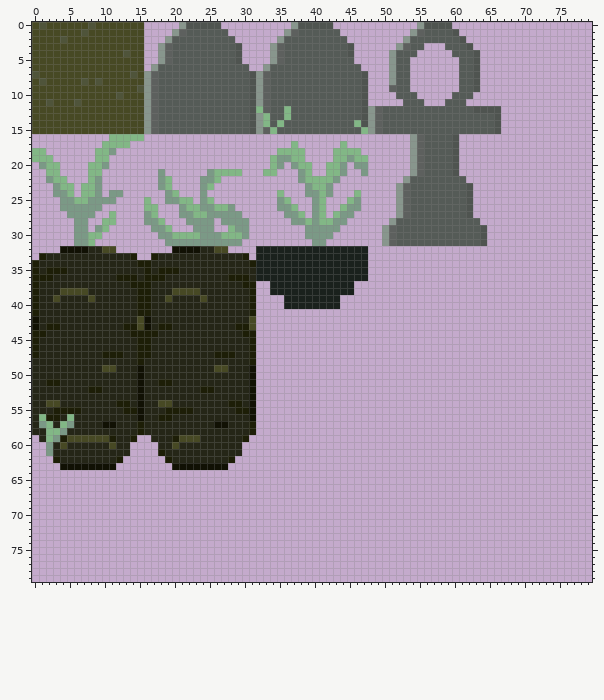
One commit to this sprite sheet: Assets/shadow_hunters_tilemap_16.png. The picture above was drawn from the file before the commit.
The file is 80x80 pixels. Colours within 5 levels of each other are drawn and written as one.
After the commit:
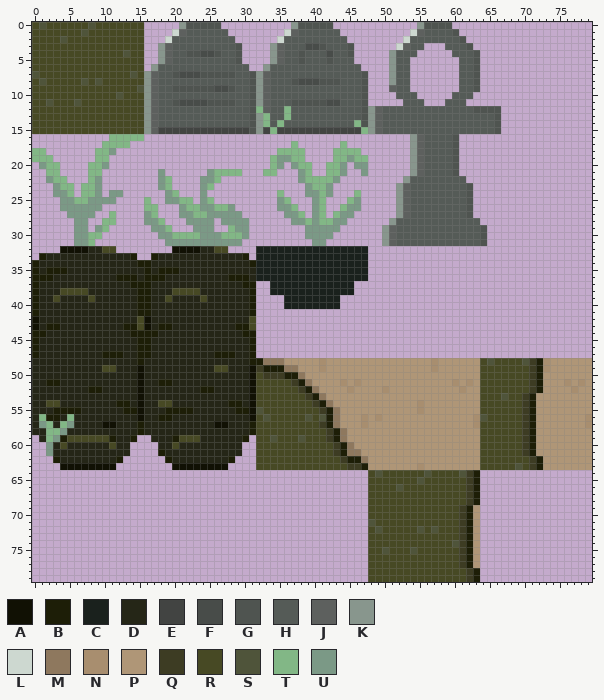
Palette (. is transparent): A #111104  B #1d1e07  C #1a211d  D #252617  E #424442  F #484c49  G #4f5450  H #555b57  J #5d605e  K #88968d  L #cdd8d0  M #8e785e  N #a88e6f  P #af9677  Q #3d3c23  R #474924  S #4f543a  T #82b786  U #7b9986
Change:
y 1: x 20 K -> L; x 36 K -> L; x 54 K -> L
y 2: x 19 K -> L; x 35 K -> L; x 53 K -> L
y 3: x 39..41 HHH -> FFG; x 52 K -> L
y 4: x 22..26 HHHHH -> GGFFG; x 38 H -> G; x 42 H -> F
y 5: x 38 H -> G; x 42 H -> G
y 7: x 20..28 HHHHHHHHH -> GFFFGGGGG
y 8: x 37..43 HHHHHHH -> GFFFGGG
y 9: x 20..28 HHHHHHHHH -> GGGGGGFFG
y 11: x 20..28 HHHHHHHHH -> GFFFFGGGG; x 37..43 HHHHHHH -> GGGGGFF
y 15: x 18..30 HHHHHHHHHHHHH -> EEEEEEEEEEEEE; x 33 J -> E; x 35..46 HHHHHHHHHHHH -> EEEEEEEEEEEE
y 48: x 32..79 ................................................ -> BMMMPPPPPNPPPPPPPPPPPPPPPNPPPPPPRSRRRRSQBNPPPPPP
y 49: x 32..79 ................................................ -> QBBBMMPPPNPPPPPPPPPPPPPPPNPPPPPPRRRRRRRQBNPPPPPP
y 50: x 32..79 ................................................ -> RQQQBBMPPPPPPPPPPPPPPPPPPPPPPPPPRRRRRRRQBPPPPPPP
y 51: x 32..79 ................................................ -> RRRRRQBMPPPPNPNPPPPPPPPPPPPPNPNPRRRRRRRQBPPPNPNP
y 52: x 32..79 ................................................ -> RRRRRRQBMPPPPNPPPPNPPPPPPPPPPNPPRRRRRRRQBPPPPNPP
y 53: x 32..79 ................................................ -> RRRRRRRQBMPPPPPPPPPPPPPPPPPPPPPPRRRSRRQBPPPPPPPP
y 54: x 32..79 ................................................ -> RRRRRRRRQBMPPPPPPPPPPPPNPPPPPPPPRRRRRRQBPPPPPPPP
y 55: x 32..79 ................................................ -> SRRRRRRRRQBMPPPPPPPPPPPNPPPPPPPPRRRRRRQBPPPPPPPP
y 56: x 32..79 ................................................ -> RSRRRRRSRSBMPPPNPNPPPPPPPPPPPPPNSRRRRRQBPPPPPPPN
y 57: x 32..79 ................................................ -> RRRRRRRRRQBMPPPNPPPPPPPPPPPPPPPNRRRRRRQBPPPPPPPN
y 58: x 32..79 ................................................ -> RRRRRRRRRRQBMPPPPPPPPPPPPPPPPPPPRRRRRRQBPPPPPPPP
y 59: x 32..79 ................................................ -> RRSRRRSRRRQBMPPPPPPPPPPPPPPPPPPPRRRRRRQBPPPPPPPP
y 60: x 32..79 ................................................ -> RRRRRRRRRRRQBMPPPPPPPPPPPPPPPPPPRRRRRRQBPPPPPPPP
y 61: x 32..79 ................................................ -> RRRRRRRRRRRQBMMPPPPPPPPPPPPPPPPPRRRRRRQBPPPPPPPP
y 62: x 32..79 ................................................ -> RRRRRRRRRRRRQBBMPPPPPPPPPPPPPPPPRRRRRRRQBPPPPPPP
y 63: x 32..79 ................................................ -> RRRRRRRRRRRRRQQBPPPPPPPNPPPPPPPPRRRRRSRQBPPPPPPP
y 64: x 48..63 ................ -> RSRRRRRRSRRRRSQB
y 65: x 48..63 ................ -> RRRRRRRSRRRRRRQB
y 66: x 48..63 ................ -> RRRRSRRRRRRRRRQB
y 67..68: x 48..63 ................ -> RRRRRRRRRRRRRRQB
y 69..70: x 48..63 ................ -> RRRRRRRRRRRRRQBP
y 71: x 48..63 ................ -> SRRRRRRRRRRRRQBP
y 72: x 48..63 ................ -> RSRRRRRSRSRRRQBP
y 73: x 48..63 ................ -> RRRRRRRRRRRRRQBP
y 74: x 48..63 ................ -> RRRRRRRRRRRRSQBP
y 75: x 48..63 ................ -> RRSRRRSRRRRRRQBP
y 76..77: x 48..63 ................ -> RRRRRRRRRRRRRQBP
y 78..79: x 48..63 ................ -> RRRRRRRRRRRRRRQB
Pixel boxes of the changes (left, top, right, bottom) in both pictures:
changed: (165, 29, 235, 106)
changed: (277, 29, 340, 106)
changed: (396, 29, 417, 50)
changed: (158, 127, 361, 134)
added: (256, 358, 592, 582)
